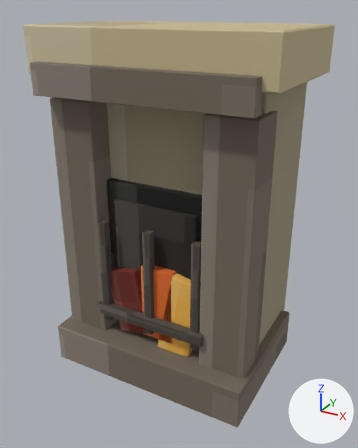
Before and after pictures for a commit that changed the glTF model assets/props/mansion/mansion_fireplace.glb.
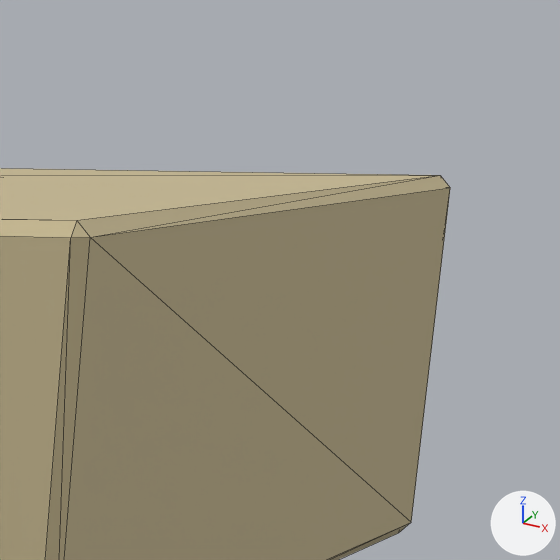
The first picture shows the older version from a 50 mm lens placed at (0.976, -1.787, 1.553), pointed at (0.015, -0.04, 0.679). The close-ups show the older and then the newer version on the part from 76% to 98% of the width and 0% to 17% of the height of that picture. Only the edits that show in the close-ups are written down. Lighting does not change. The marker at lower right points along +X, +Y and +Z. The close-ups show mesh edges as thin lines. Where no turn or scale is listed for an object, it has been applied to the vertices. Vertices at exactly the same position are counted once.

Before the edit, the objects in view are built like this:
```python
me_cube_006 = bpy.data.meshes.new('Cube.006')
me_cube_006.from_pydata(...)  # 24 vertices, 44 faces; spans x -0.51..0.51, y -0.31..0.31, z -0.09..0.09
me_cube_006.materials.append(mat_mansion_fireplace_pixel_paint)  # picture img_mansion_fireplace_pixel_atlas
# before: 12 (0.504, -0.304, -0.09), 13 (0.51, -0.304, -0.084), 14 (0.504, -0.31, -0.084), 15 (0.504, -0.304, 0.09) at pixel (76, 220), 16 (0.504, -0.31, 0.084) at pixel (70, 237)
# before: 17 (0.51, -0.304, 0.084) at pixel (90, 237), 18 (0.504, 0.304, -0.09) at pixel (398, 532), 19 (0.504, 0.31, -0.084), 20 (0.51, 0.304, -0.084) at pixel (411, 522), 21 (0.504, 0.304, 0.09) at pixel (440, 175)
# before: 22 (0.51, 0.304, 0.084) at pixel (450, 187), 23 (0.504, 0.31, 0.084)
ob_mantel = bpy.data.objects.new('Mantel', me_cube_006)
ob_mantel.location = (0.0, 0.0, 1.4)
```
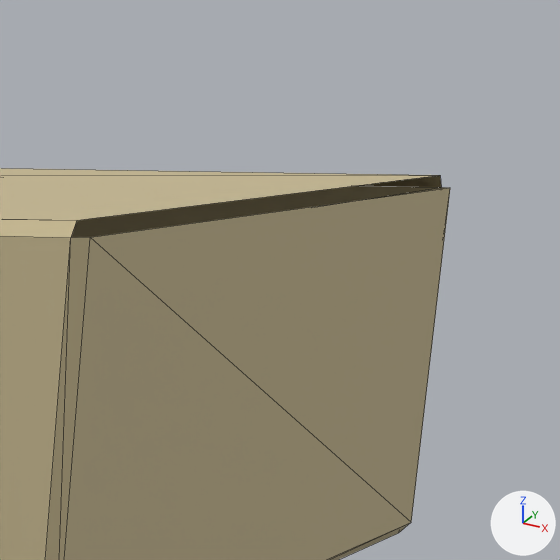
Changed parts and their boxes (x1, y1, x2, y2) in the close-ups (560 x 560 px):
part 1 of me_cube_006, deleted (beige): before (71, 175, 450, 238)

The change, as a diff of the scene's bpy script:
```diff
--- a/assets/props/mansion/mansion_fireplace.glb.py
+++ b/assets/props/mansion/mansion_fireplace.glb.py
@@ me_cube_006 @@
 # used by ob_mantel; location = (0.0, 0.0, 1.4)
 # verts and faces of me_cube_006; kept vertices keep their numbers, new ones are numbered from 24
-me_cube_006.from_pydata(...)  # 24 vertices, 44 faces; spans x -0.51..0.51, y -0.31..0.31, z -0.09..0.09
+me_cube_006.from_pydata(...)  # 24 vertices, 34 faces; spans x -0.51..0.51, y -0.31..0.31, z -0.09..0.09
+# me_cube_006 part 1
+delete_faces([(12, 13, 14), (15, 16, 17), (18, 19, 20), (21, 22, 23), (15, 17, 21), (17, 22, 21)])
+# other edits to the shape of me_cube_006 do not show in these pictures
 me_cube_006.materials.append(mat_mansion_fireplace_pixel_paint)
```
